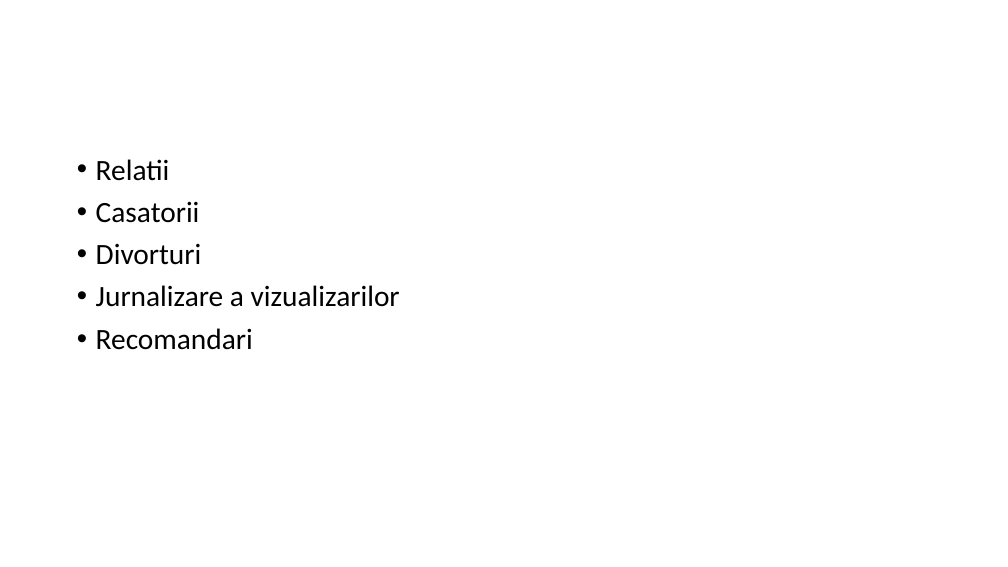
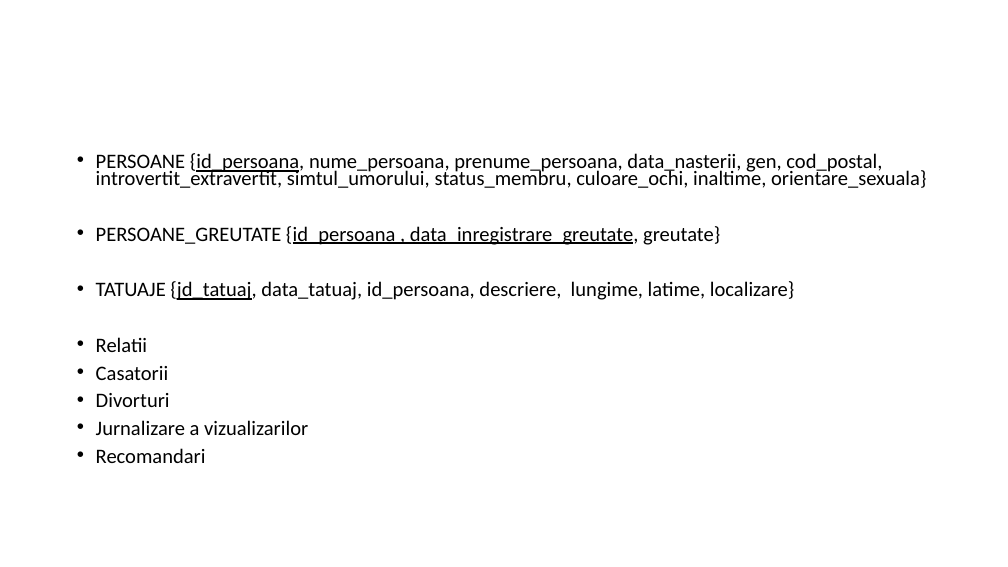
Before and after one commit to marinfotache/Baze-de-date-I, a slide deck: slide 5 of 03_Proiectarea BD prin normalizare/03i Studiu de caz CUPIDONU NEVROTIC.pptx. Drawn at 1008x567 pixels with LibreOffice and Linux fonts; fonts in the diff are those of the drawing. Boxes give left, top, right and bottom in pixels: in the first picture for what was removed or moved away, otherwise in the second. Text is boxed around its words. In the diff, an @@ line names an element or a change of style, - is before the commit and + after.

```diff
--- a/03_Proiectarea BD prin normalizare/03i Studiu de caz CUPIDONU NEVROTIC.pptx
+++ b/03_Proiectarea BD prin normalizare/03i Studiu de caz CUPIDONU NEVROTIC.pptx
@@ text at bbox=[96, 153, 926, 300]: paragraphs added @@
+• PERSOANE {id_persoana, nume_persoana, prenume_persoana, data_nasterii, gen, cod_postal, introvertit_extravertit, simtul_umorului, status_membru, culoare_ochi, inaltime, orientare_sexuala}
+• PERSOANE_GREUTATE {id_persoana , data_inregistrare_greutate, greutate}
+• TATUAJE {jd_tatuaj, data_tatuaj, id_persoana, descriere, lungime, latime, localizare}
@@ text at bbox=[96, 337, 308, 463]: size 28 to 19.6 pt in "Relatii", "Casatorii", "Divorturi", "Jurnalizare a vizualizarilor" and 1 more places; line spacing 0.9 to 0.7 @@
```
